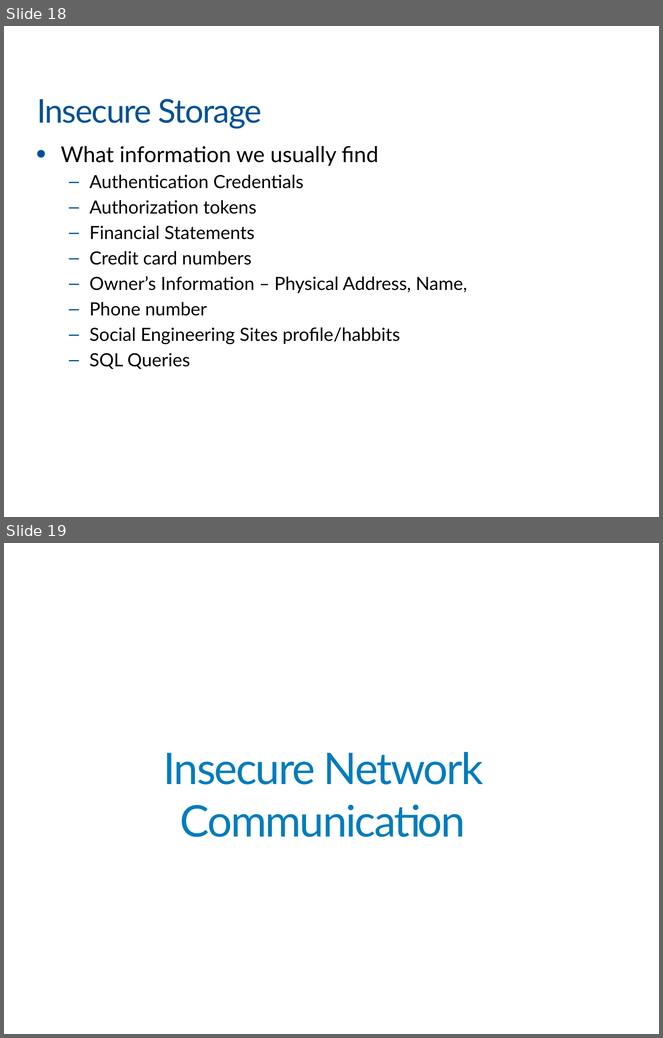
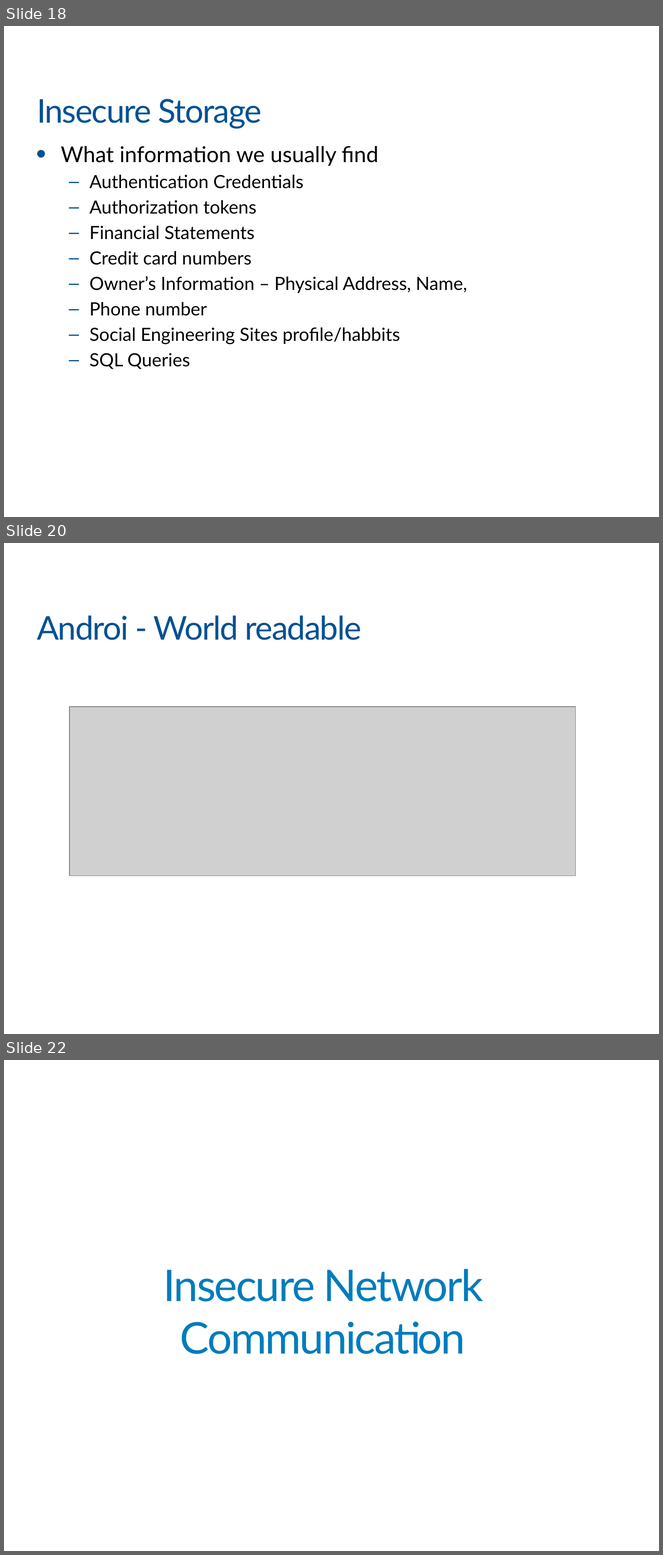
Before and after one commit to khanhnnvn/Mine, a slide deck: xmind/Slide For VIB/VIB_Part5b.pptx. Shown one above the other, each under a label of ours: slides 18 and 19 before the commit, slides 18, 20 and 22 after it; the slides between them are not shown. The pictures are 663x1038 and 663x1555 pixels, drawn with LibreOffice and Linux fonts; fonts in the diff are those of the drawing; grey boxes stand for pictures; background and template pictures are left out. Boxes give left, top, right and bottom in pixels: in the first picture for what was removed or moved away, otherwise in the second. Text is boxed around its words. In the diff, an @@ line names an element or a change of style, - is before the commit and + after.

```diff
--- a/xmind/Slide For VIB/VIB_Part5b.pptx
+++ b/xmind/Slide For VIB/VIB_Part5b.pptx
@@ slide 20 added at (4, 543, 659, 1034), background #FFFFFF @@
@@ title added at (37, 615, 362, 640), 36 pt, text #005194 @@
+Androi - World readable
@@ picture added at (70, 707, 575, 876) @@
@@ what was slide 19 is now slide 22 @@
```
Also in this commit, not shown: 2 slides changed, 24 other slides added, 2 other files.
